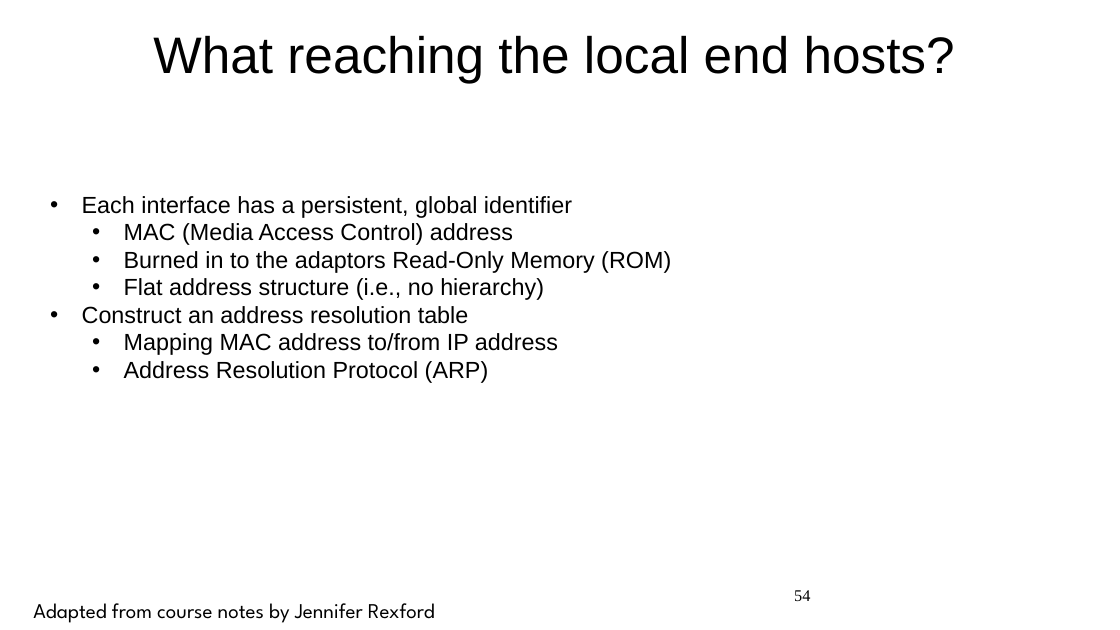
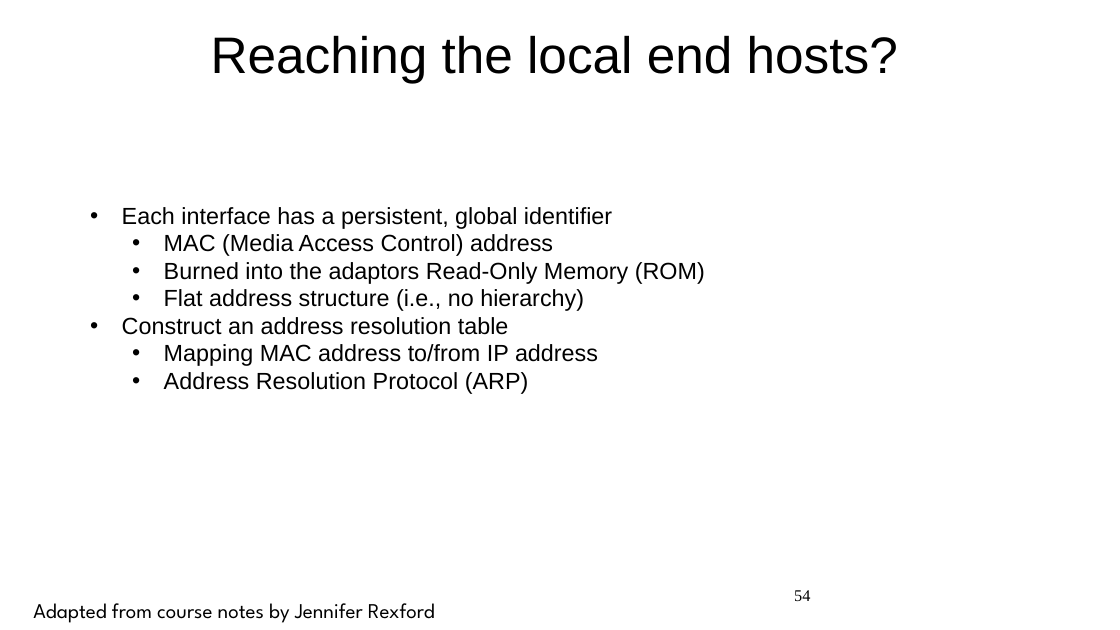
Before and after one commit to jlmucb/class_notes, a slide deck: slide 54 of IoT/pptx/IoTSoftwareNetworking.pptx. Drawn at 1120x630 pixels with LibreOffice and Linux fonts; fonts in the diff are those of the drawing. Boxes give left, top, right and bottom in pixels: in the first picture for what was removed or moved away, otherwise in the second. Text is boxed around its words. In the diff, an @@ line names an element or a change of style, - is before the commit and + after.

```diff
--- a/IoT/pptx/IoTSoftwareNetworking.pptx
+++ b/IoT/pptx/IoTSoftwareNetworking.pptx
@@ title at (211,35,898,83): text changed @@
-What reaching the local end hosts?
+Reaching the local end hosts?
@@ text "Each interface has a persistent, ...": place and size @@
-text "Each interface has a persistent, ..." at (82,196,671,383)
+text "Each interface has a persistent, ..." at (122,207,705,394)
@@ text at (164,262,705,284): spaces changed @@
-  • Burned in to the adaptors Read-Only Memory (ROM)
+  • Burned into the adaptors Read-Only Memory (ROM)
```
Also in this commit, not shown: 21 other slides changed, 1 slide added.
